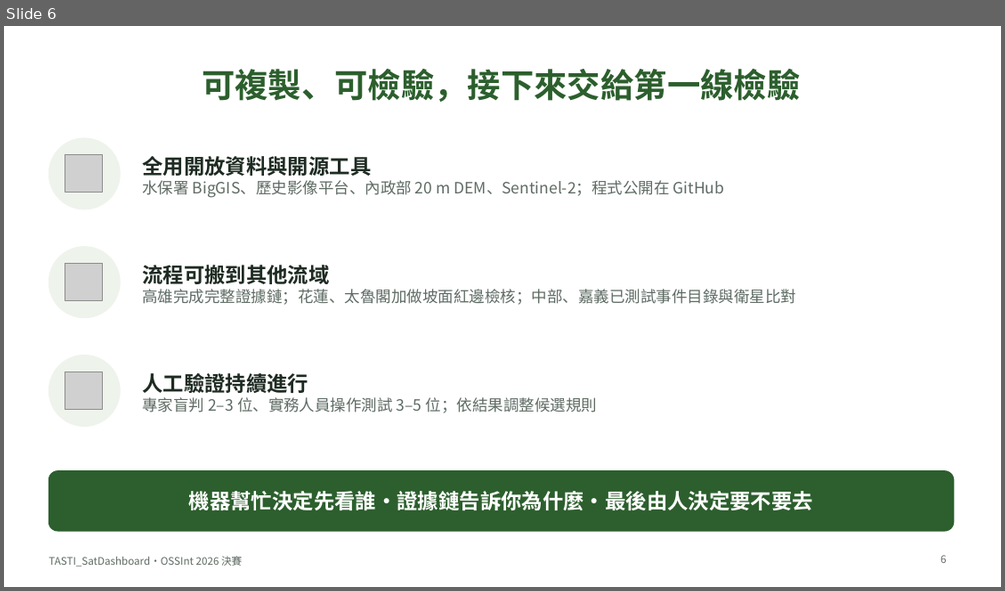
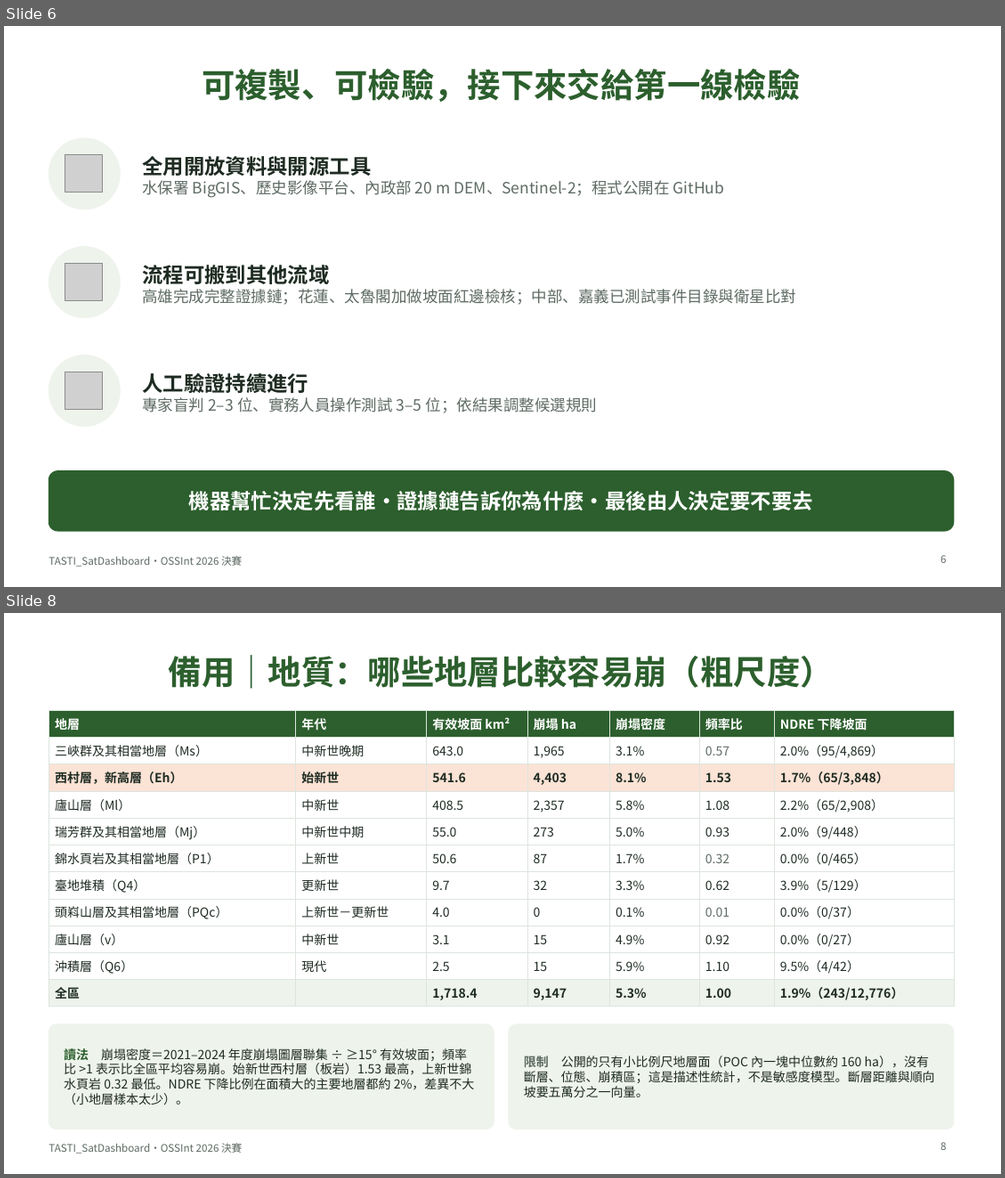
Before and after one commit to RhynoW/ardswc-resilience-observatory, a slide deck: presentation/TASTI_SatDashboard-決賽簡報.pptx. Shown one above the other, each under a label of ours: slide 6 before the commit, slides 6 and 8 after it; the slides between them are not shown. The pictures are 1005x591 and 1005x1178 pixels, drawn with LibreOffice and Linux fonts; fonts in the diff are those of the drawing; grey boxes stand for pictures. Boxes give left, top, right and bottom in pixels: in the first picture for what was removed or moved away, otherwise in the second. Text is boxed around its words. In the diff, an @@ line names an element or a change of style, - is before the commit and + after.

```diff
--- a/presentation/TASTI_SatDashboard-決賽簡報.pptx
+++ b/presentation/TASTI_SatDashboard-決賽簡報.pptx
@@ slide 8 added at box(4, 613, 1001, 1174), background #FFFFFF; not listed: 1 template element that a slide beside it also shows @@
@@ title added at box(169, 655, 833, 689), 32 pt, text #2C5F2D, bold @@
+備用｜地質：哪些地層比較容易崩（粗尺度）
@@ table added at box(48, 710, 954, 1004), 11 rows, 7 columns @@
+地層 | 年代 | 有效坡面 km² | 崩塌 ha | 崩塌密度 | 頻率比 | NDRE 下降坡面
+三峽群及其相當地層（Ms） | 中新世晚期 | 643.0 | 1,965 | 3.1% | 0.57 | 2.0%（95/4,869）
+西村層，新高層（Eh） | 始新世 | 541.6 | 4,403 | 8.1% | 1.53 | 1.7%（65/3,848）
+廬山層（Ml） | 中新世 | 408.5 | 2,357 | 5.8% | 1.08 | 2.2%（65/2,908）
+瑞芳群及其相當地層（Mj） | 中新世中期 | 55.0 | 273 | 5.0% | 0.93 | 2.0%（9/448）
+錦水頁岩及其相當地層（P1） | 上新世 | 50.6 | 87 | 1.7% | 0.32 | 0.0%（0/465）
+臺地堆積（Q4） | 更新世 | 9.7 | 32 | 3.3% | 0.62 | 3.9%（5/129）
+頭嵙山層及其相當地層（PQc） | 上新世－更新世 | 4.0 | 0 | 0.1% | 0.01 | 0.0%（0/37）
+廬山層（v） | 中新世 | 3.1 | 15 | 4.9% | 0.92 | 0.0%（0/27）
+沖積層（Q6） | 現代 | 2.5 | 15 | 5.9% | 1.10 | 9.5%（4/42）
+全區 |  | 1,718.4 | 9,147 | 5.3% | 1.00 | 1.9%（243/12,776）
@@ rounded rectangle added at box(48, 1024, 494, 1129), fill #EEF3EC, outline #EEF3EC 1 pt @@
@@ rounded rectangle added at box(509, 1024, 954, 1129), fill #EEF3EC, outline #EEF3EC 1 pt @@
@@ text added at box(64, 1048, 475, 1104), 12 pt, text #1E2B22 @@
+讀法 崩塌密度＝2021–2024 年度崩塌圖層聯集 ÷ ≥15° 有效坡面；頻率比 >1 表示比全區平均容易崩。始新世西村層（板岩）1.53 最高，上新世錦水頁岩 0.32 最低。NDRE 下降比例在面積大的主要地層都約 2%，差異不大（小地層樣本太少）。
@@ text added at box(524, 1055, 935, 1097), 12 pt, text #1E2B22 @@
+限制 公開的只有小比例尺地層面（POC 內一塊中位數約 160 ha），沒有斷層、位態、崩積區；這是描述性統計，不是敏感度模型。斷層距離與順向坡要五萬分之一向量。
@@ page number added at box(940, 1142, 946, 1150), 10 pt, text #5E6B63 @@
+8
```
Also in this commit, not shown: 1 other slide added, 17 other files.
